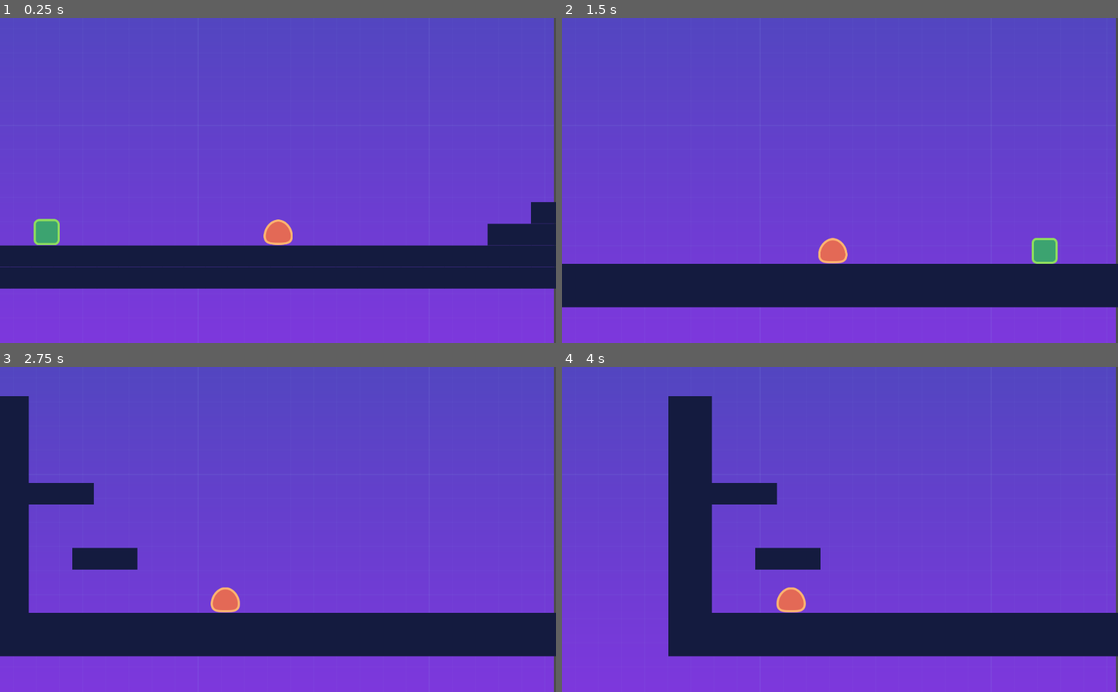
Above: before the commit, frames 1-4 (two rows, left to right).
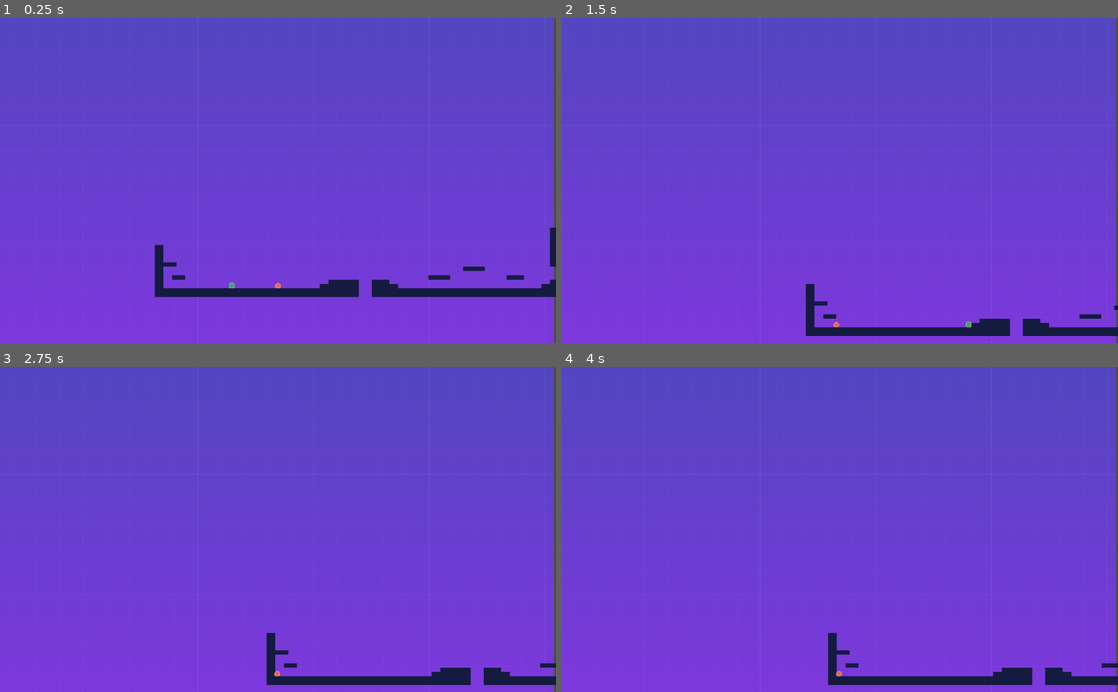
Above: after the commit, the same moments.

Repository: kigari94/IAS
Game: Godot game, scene res://src/Levels/Level01.tscn
Same seed, same stepped clock (60 frames per second), same inputs: the game is played once before the commit and once after it.
Inputs:
- Up to frame 1 (0.25 s): no input
- Up to frame 2 (1.5 s): hold Left (move_left_p2) 0.53-1.28 s; hold D (move_right) from 0.53 s (still down); tap W (jump) at 0.77 s; tap Right (move_right_p2) at 1.35 s
- Up to frame 3 (2.75 s): tap W (jump) at 1.52 s; release D (move_right) at 2.03 s; hold A (move_left) from 2.03 s (still down); hold Left (move_left_p2) from 2.03 s (still down)
- Up to frame 4 (4 s): release A (move_left) at 2.78 s; release Left (move_left_p2) at 2.78 s; hold D (move_right) from 2.78 s (still down); tap Right (move_right_p2) at 2.85 s; tap W (jump) at 3.02, 3.77 s; hold Left (move_left_p2) from 3.53 s (still down)

The runs differ from the first frame. In frame 1, 16% of the frame differs, in the area x 0-100%, y 56-86%; in frame 2, 16%; in frame 3, 21%, in the area x 0-100%, y 8-98%; in frame 4, 20%.

Commit message:
values adjusted

Diff:
--- a/src/Actors/Player.tscn
+++ b/src/Actors/Player.tscn
@@ -18,12 +18,12 @@
 [node name="Player" type="KinematicBody2D"]
 collision_mask = 4
 script = ExtResource( 1 )
-speed = Vector2( 1000, 2000 )
-gravity = 6000.0
+speed = Vector2( 2500, 5000 )
+gravity = 10000.0
 
 [node name="Camera2D" type="Camera2D" parent="."]
 current = true
-zoom = Vector2( 2, 2 )
+zoom = Vector2( 10, 10 )
 process_mode = 0
 limit_bottom = 1080
 limit_smoothed = true
--- a/src/Actors/Player2.tscn
+++ b/src/Actors/Player2.tscn
@@ -18,13 +18,13 @@
 [node name="Player" type="KinematicBody2D"]
 collision_mask = 4
 script = ExtResource( 1 )
-speed = Vector2( 1000, 2000 )
-gravity = 6000.0
+speed = Vector2( 2500, 5000 )
+gravity = 10000.0
 
 [node name="Camera2D" type="Camera2D" parent="."]
 position = Vector2( -1, -42 )
 current = true
-zoom = Vector2( 2, 2 )
+zoom = Vector2( 10, 10 )
 process_mode = 0
 limit_bottom = 852
 limit_smoothed = true
